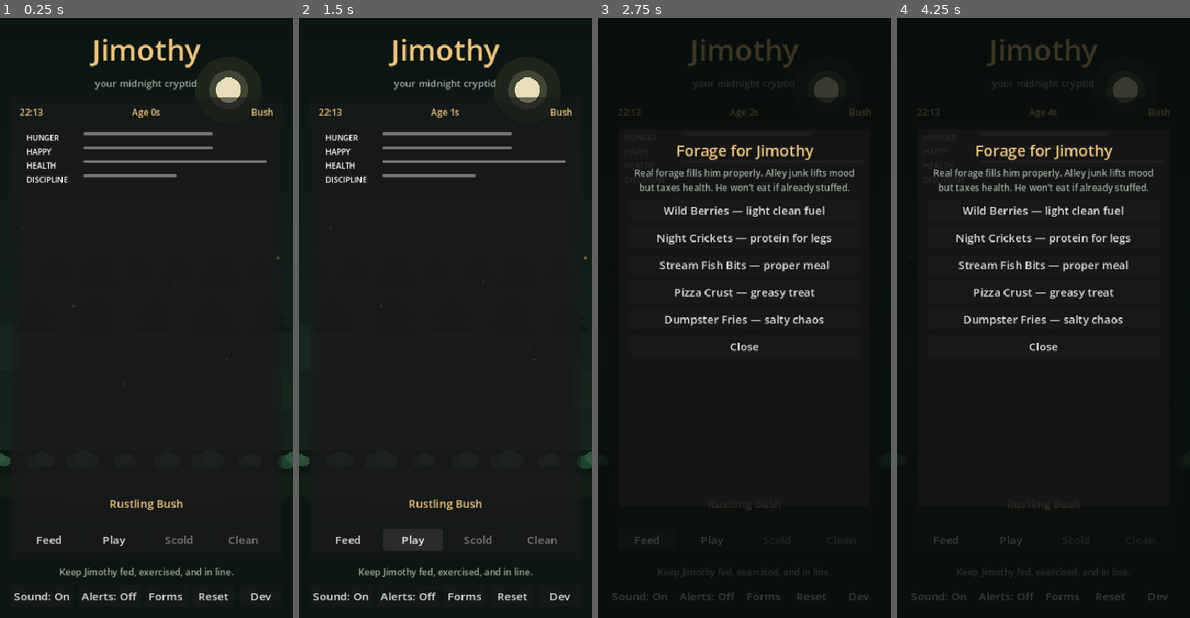
Above: before the commit, frames 1-4 (left to right).
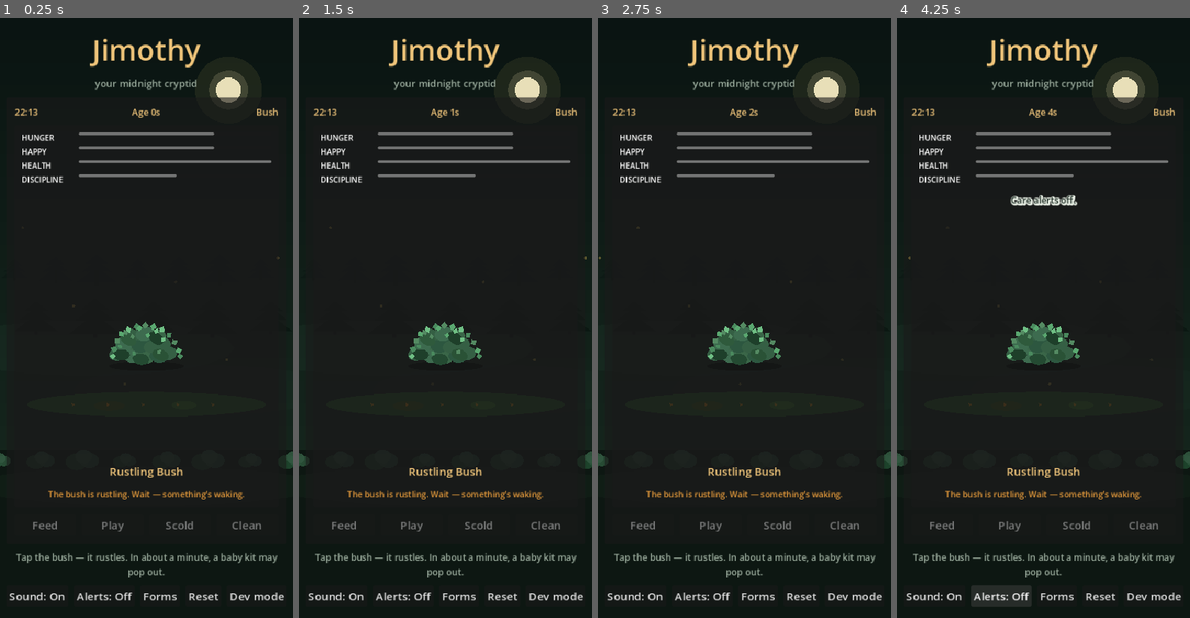
Above: after the commit, the same moments.

Repository: rgarn023/JimothyPet
Game: Godot game, scene res://scenes/main.tscn
The game is run twice, just before and just after one commit, with the same random seed, the same clock (stepped at 60 frames per second) and the same inputs.
Inputs (mouse positions are in pixels of both pictures, inside the frame that each line leads up to):
- Up to frame 1 (0.25 s): no input
- Up to frame 2 (1.5 s): click (413, 540) at 0.5 s, where only the run before the commit has a clickable "Play"; click (413, 540) at 1.25 s, where only the run before the commit has a clickable "Play"
- Up to frame 3 (2.75 s): click (647, 540) at 2 s, where only the run before the commit has a clickable "Feed"
- Up to frame 4 (4.25 s): click "Alerts: Off" at 2.75 s; click "Alerts: Off" (after the commit: "Alerts: On") at 3.5 s

The runs differ from the first frame. In frame 1, 4.9% of the frame differs, in the area x 2-98%, y 15-98%; in frame 2, 5.2%; in frame 3, 10%; in frame 4, 11%, in the area x 0-100%, y 3-99%.
Error before the commit: Parse Error: Cannot infer the type of "under" variable because the value doesn't have a set type. (res://scripts/raccoon_view.gd:768)

Commit message:
Fix Godot blank screen from GDScript type inference
Godot 4.7 failed to parse raccoon_view and dice_high_low when :=
could not infer types from array/dictionary indexing, which left the
main scene empty. Add explicit types and rebuild dist zips.

Co-authored-by: rgarn023 <rgarn023@users.noreply.github.com>

Diff:
--- a/godot/scripts/dice_high_low.gd
+++ b/godot/scripts/dice_high_low.gd
@@ -347,9 +347,9 @@
 		edge.a = 0.5 if not (_landed and int(f.num) == _result) else 0.9
 		_die.draw_polyline(poly + PackedVector2Array([poly[0]]), edge, 1.4 if int(f.num) != _result else 2.2, true)
 
-		var mx := (f.pts[0].x + f.pts[1].x + f.pts[2].x) / 3.0
-		var my := (f.pts[0].y + f.pts[1].y + f.pts[2].y) / 3.0
-		var font_size := int(11.0 + maxf(0.0, f.n.z) * 10.0)
+		var mx: float = (float(f.pts[0].x) + float(f.pts[1].x) + float(f.pts[2].x)) / 3.0
+		var my: float = (float(f.pts[0].y) + float(f.pts[1].y) + float(f.pts[2].y)) / 3.0
+		var font_size: int = int(11.0 + maxf(0.0, float(f.n.z)) * 10.0)
 		var num_col := Color("f0c57a")
 		if _landed and int(f.num) == _result:
 			num_col = Color("eef5ea") if _correct else Color("fff0ec")
--- a/godot/scripts/raccoon_view.gd
+++ b/godot/scripts/raccoon_view.gd
@@ -765,9 +765,10 @@
 		p.x += rustle * 0.1 if p.x < 0.0 else rustle2 * 0.1
 		_draw_oval_leaf(c + p, float(L[2]), float(L[3]), mid[i % mid.size()], float((i * 13) % 40) - 20.0)
 	for i in 5:
-		var under := [
+		var under_pts: Array[Vector2] = [
 			Vector2(-36, 36), Vector2(-8, 42), Vector2(20, 36), Vector2(-26, 14), Vector2(14, 12)
-		][i]
+		]
+		var under: Vector2 = under_pts[i]
 		_draw_oval_leaf(c + under, 12.0, 8.0, deep[i % deep.size()], float(i * 9))
 	# Tip leaves for ragged bushy edge
 	var tips: Array = [
Not shown, changed: dist/Jimothy-godot-only-4.7.1.zip
Not shown, changed: dist/JimothyPet-godot-4.7.1.zip
